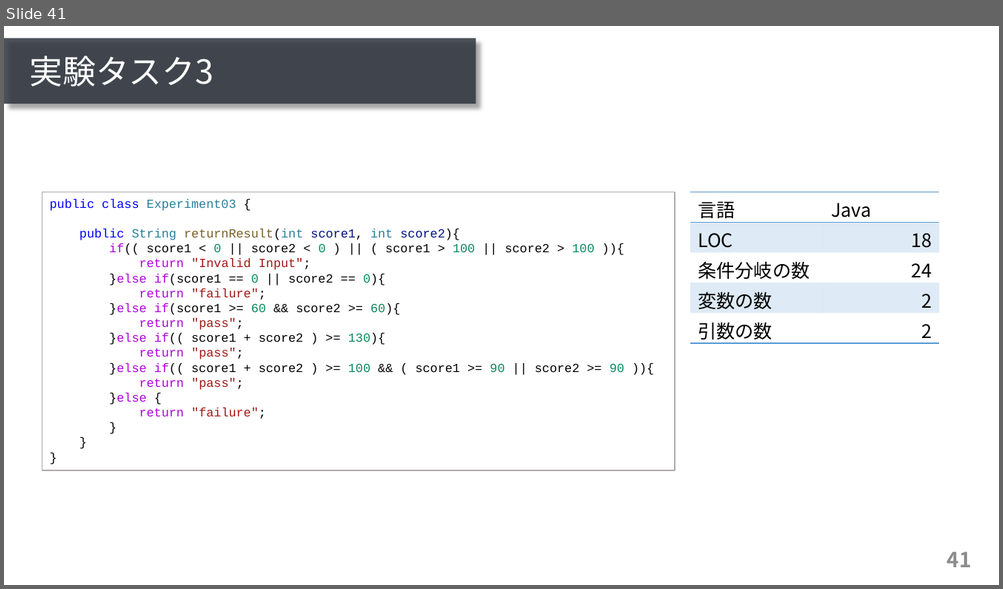
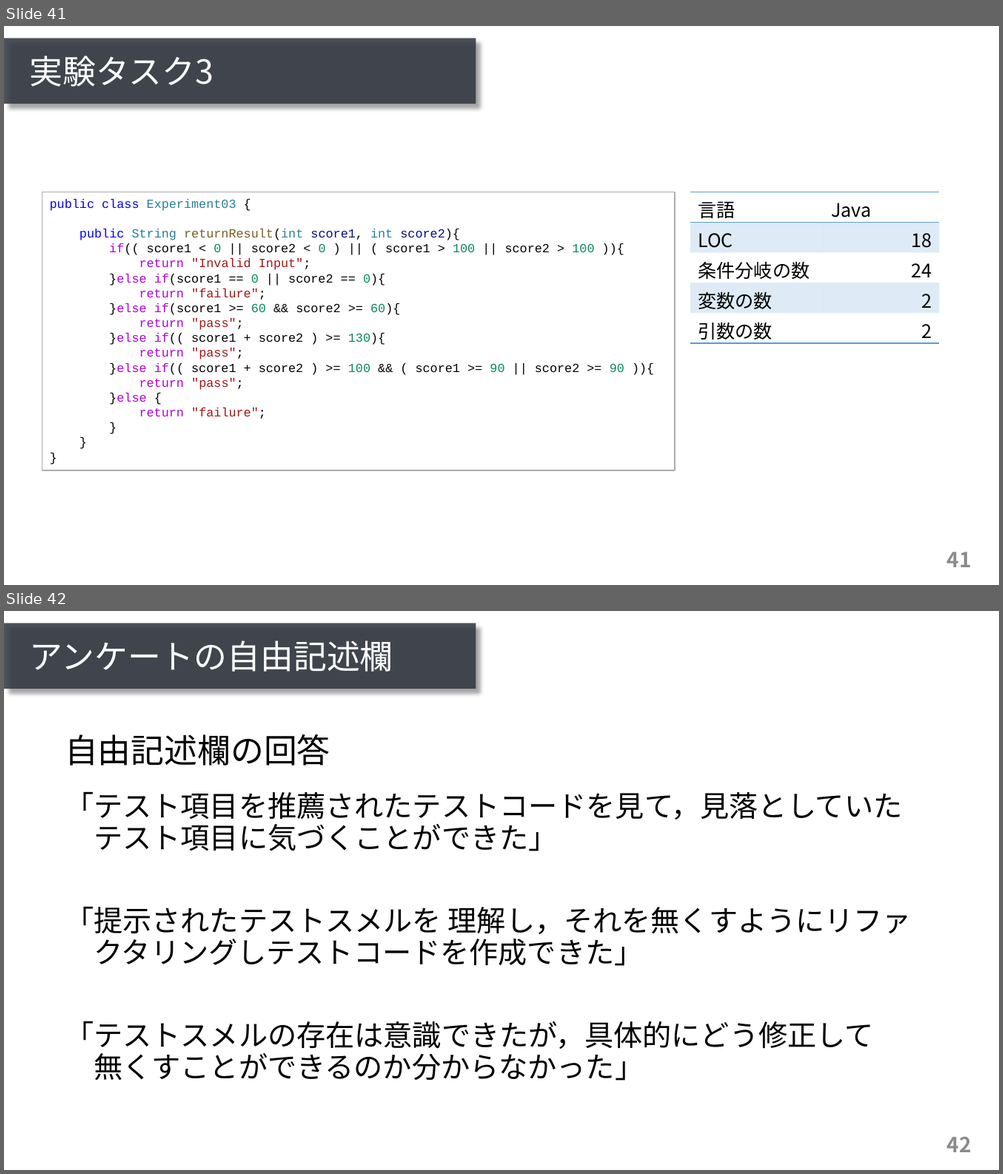
Before and after one commit to ryosuke-ku/mthesis2020-pre, a slide deck: presentation_kurachi.pptx. Shown one above the other, each under a label of ours: slide 41 before the commit, slides 41 and 42 after it. The pictures are 1003x589 and 1003x1174 pixels, drawn with LibreOffice and Linux fonts; fonts in the diff are those of the drawing. Boxes give left, top, right and bottom in pixels: in the first picture for what was removed or moved away, otherwise in the second. Text is boxed around its words. In the diff, an @@ line names an element or a change of style, - is before the commit and + after.

```diff
--- a/presentation_kurachi.pptx
+++ b/presentation_kurachi.pptx
@@ slide 42 added at [4,611,999,1170], background #FFFFFF; not listed: 2 template elements that a slide beside it also shows @@
@@ title added at [30,641,393,672], 32 pt, text #FFFFFF @@
+アンケートの自由記述欄
@@ text added at [65,735,911,1081], 28 pt, text #000000 @@
+自由記述欄の回答
+「テスト項目を推薦されたテストコードを見て，見落としていた
+テスト項目に気づくことができた」
+「提示されたテストスメルを 理解し，それを無くすようにリファ
+クタリングしテストコードを作成できた」
+「テストスメルの存在は意識できたが，具体的にどう修正して
+無くすことができるのか分からなかった」
```
Also in this commit, not shown: 7 slides changed.
